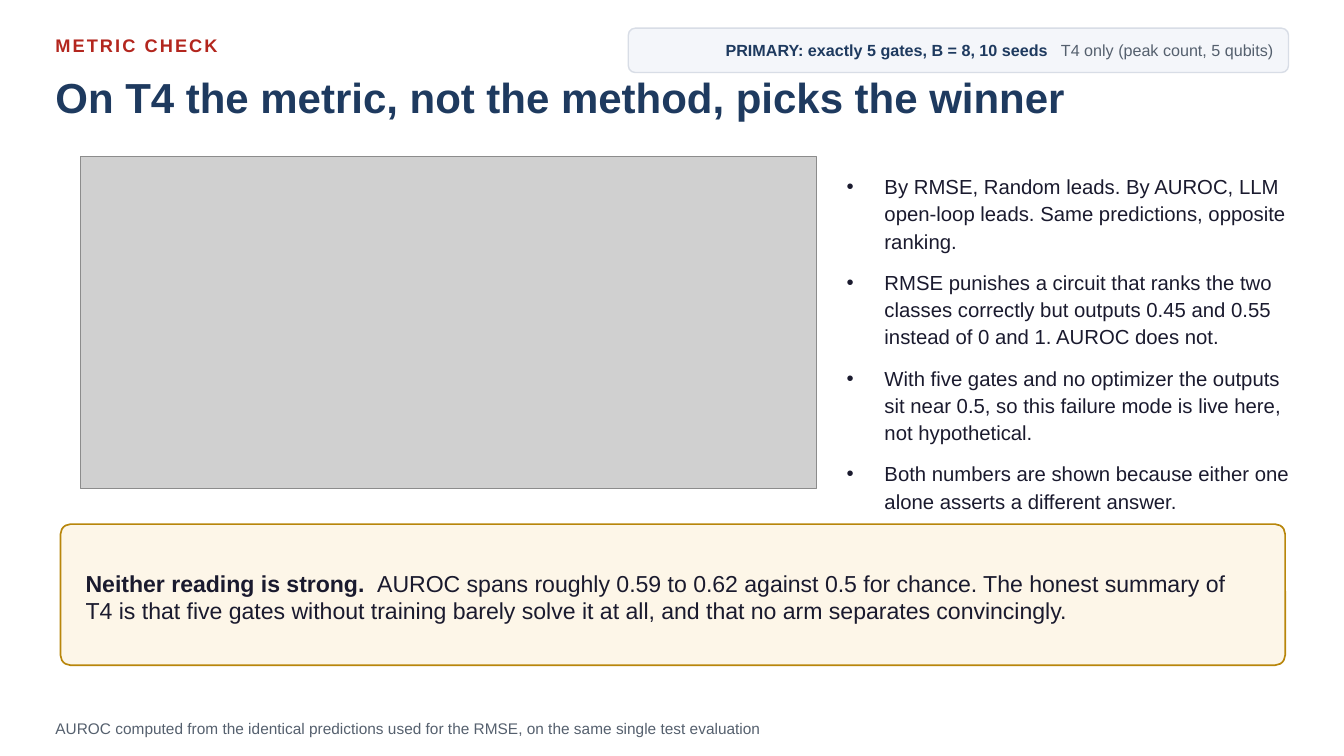
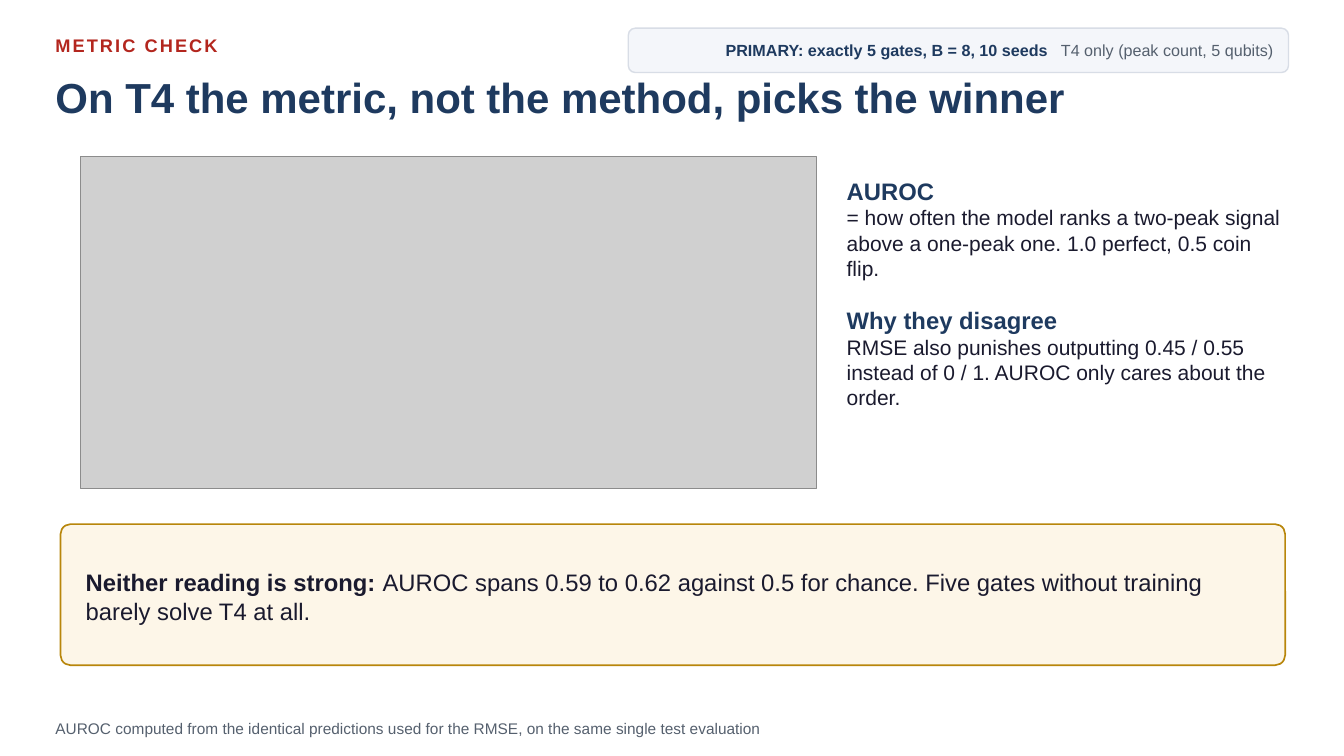
Before and after one commit to dorakingx/llm-vqc, a slide deck: slide 7 of docs/presentation/mini5/20260731_GSoC_mini5.pptx. Drawn at 1344x756 pixels with LibreOffice and Linux fonts; fonts in the diff are those of the drawing; grey boxes stand for pictures. Boxes give left, top, right and bottom in pixels: in the first picture for what was removed or moved away, otherwise in the second. Text is boxed around its words. In the diff, an @@ line names an element or a change of style, - is before the commit and + after.

```diff
--- a/docs/presentation/mini5/20260731_GSoC_mini5.pptx
+++ b/docs/presentation/mini5/20260731_GSoC_mini5.pptx
@@ text at (847,183,1280,406): text changed; size 14.5 to 15 pt @@
-• By RMSE, Random leads. By AUROC, LLM open-loop leads. Same predictions, opposite ranking.
-• RMSE punishes a circuit that ranks the two classes correctly but outputs 0.45 and 0.55 instead of 0 and 1. AUROC does not.
-• With five gates and no optimizer the outputs sit near 0.5, so this failure mode is live here, not hypothetical.
-• Both numbers are shown because either one alone asserts a different answer.
+AUROC
+= how often the model ranks a two-peak signal above a one-peak one. 1.0 perfect, 0.5 coin flip.
+Why they disagree
+RMSE also punishes outputting 0.45 / 0.55 instead of 0 / 1. AUROC only cares about the order.
@@ text at (86,573,1202,625): text changed; size 16.5 to 17 pt @@
-Neither reading is strong. AUROC spans roughly 0.59 to 0.62 against 0.5 for chance. The honest summary of T4 is that five gates without training barely solve it at all, and that no arm separates convincingly.
+Neither reading is strong: AUROC spans 0.59 to 0.62 against 0.5 for chance. Five gates without training barely solve T4 at all.
```
Also in this commit, not shown: 8 other slides changed, 15 other files.
